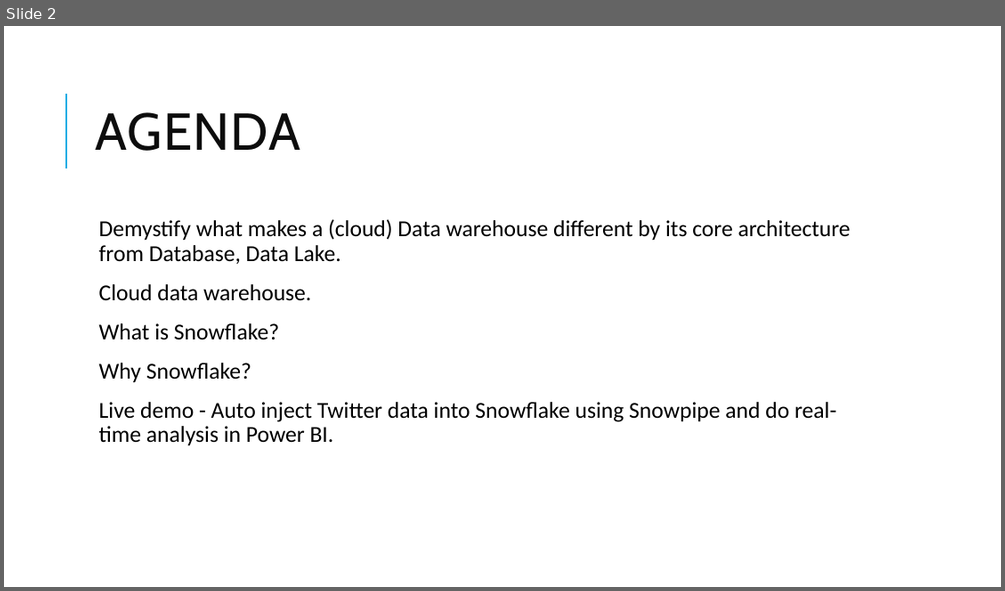
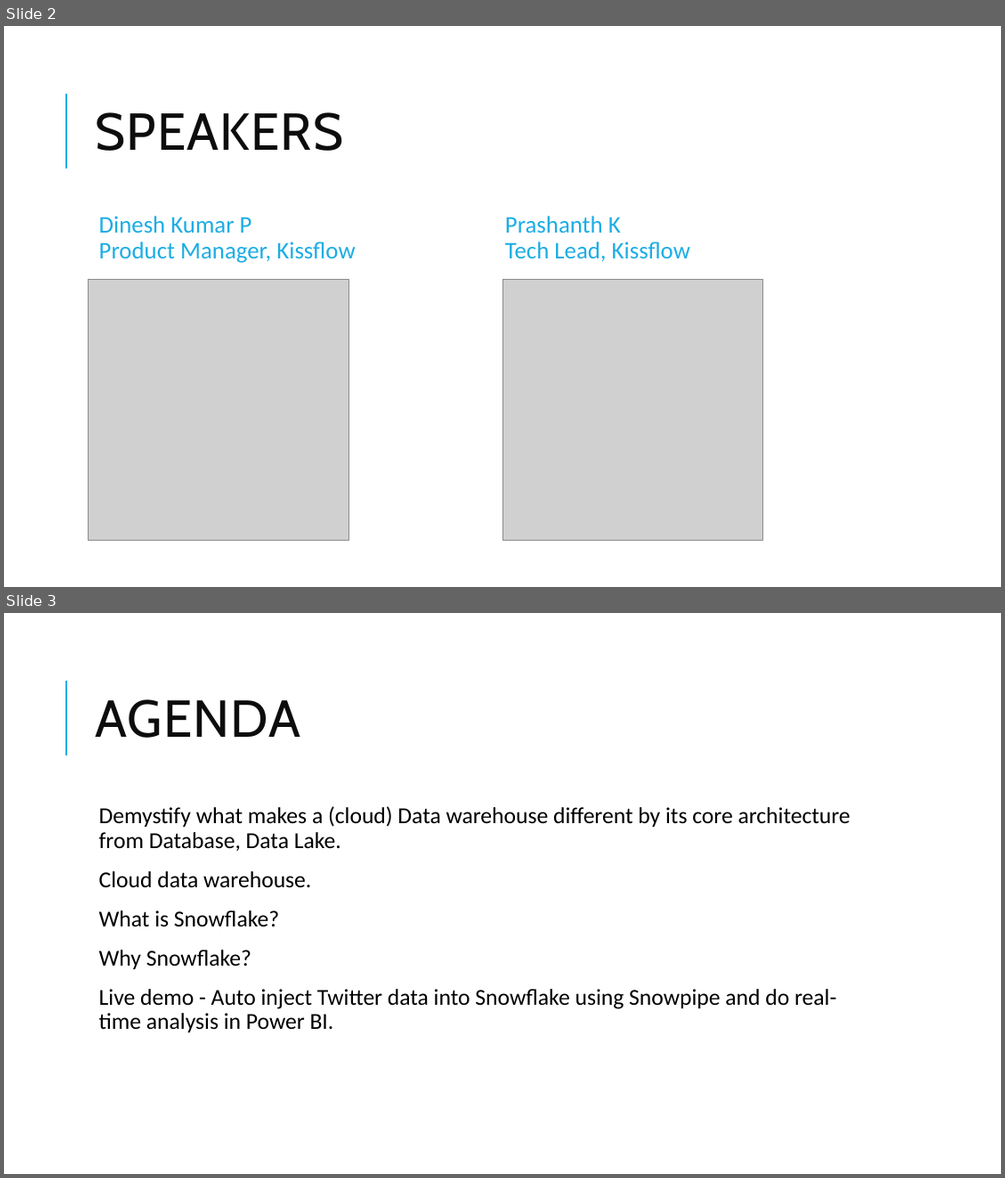
Before and after one commit to dinesarun/common, a slide deck: sessions/ChennaiAzureUserGroup/Snowflake_DW/Snowflake data warehouse.pptx. Shown one above the other, each under a label of ours: slide 2 before the commit, slides 2 and 3 after it. The pictures are 1005x591 and 1005x1178 pixels, drawn with LibreOffice and Linux fonts; fonts in the diff are those of the drawing; grey boxes stand for pictures. Boxes give left, top, right and bottom in pixels: in the first picture for what was removed or moved away, otherwise in the second. Text is boxed around its words. In the diff, an @@ line names an element or a change of style, - is before the commit and + after.

```diff
--- a/sessions/ChennaiAzureUserGroup/Snowflake_DW/Snowflake data warehouse.pptx
+++ b/sessions/ChennaiAzureUserGroup/Snowflake_DW/Snowflake data warehouse.pptx
@@ slide 2 added at [4,26,1001,587], background #FFFFFF; not listed: 1 template element that a slide beside it also shows @@
@@ title added at [95,112,343,151], 50 pt, text #0D0D0D @@
+SPEAKERS
@@ text added at [99,216,355,263], 23 pt, text #1CADE4 @@
+Dinesh Kumar P
+Product Manager, Kissflow
@@ text added at [505,216,690,261], 23 pt, text #1CADE4 @@
+Prashanth K
+Tech Lead, Kissflow
@@ picture added at [88,280,348,540] @@
@@ picture added at [502,280,764,540] @@
@@ what was slide 2 is now slide 3 @@
```
